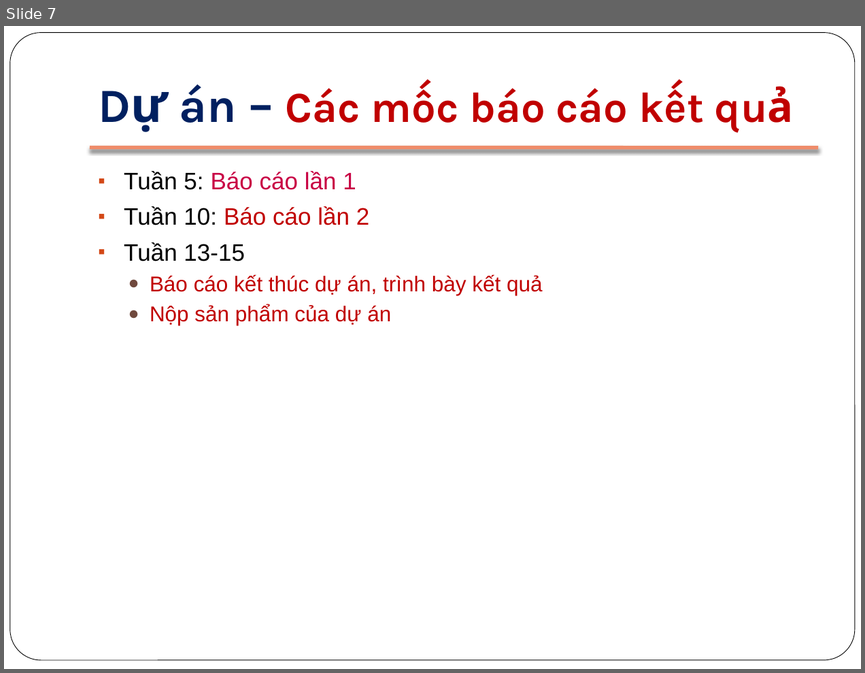
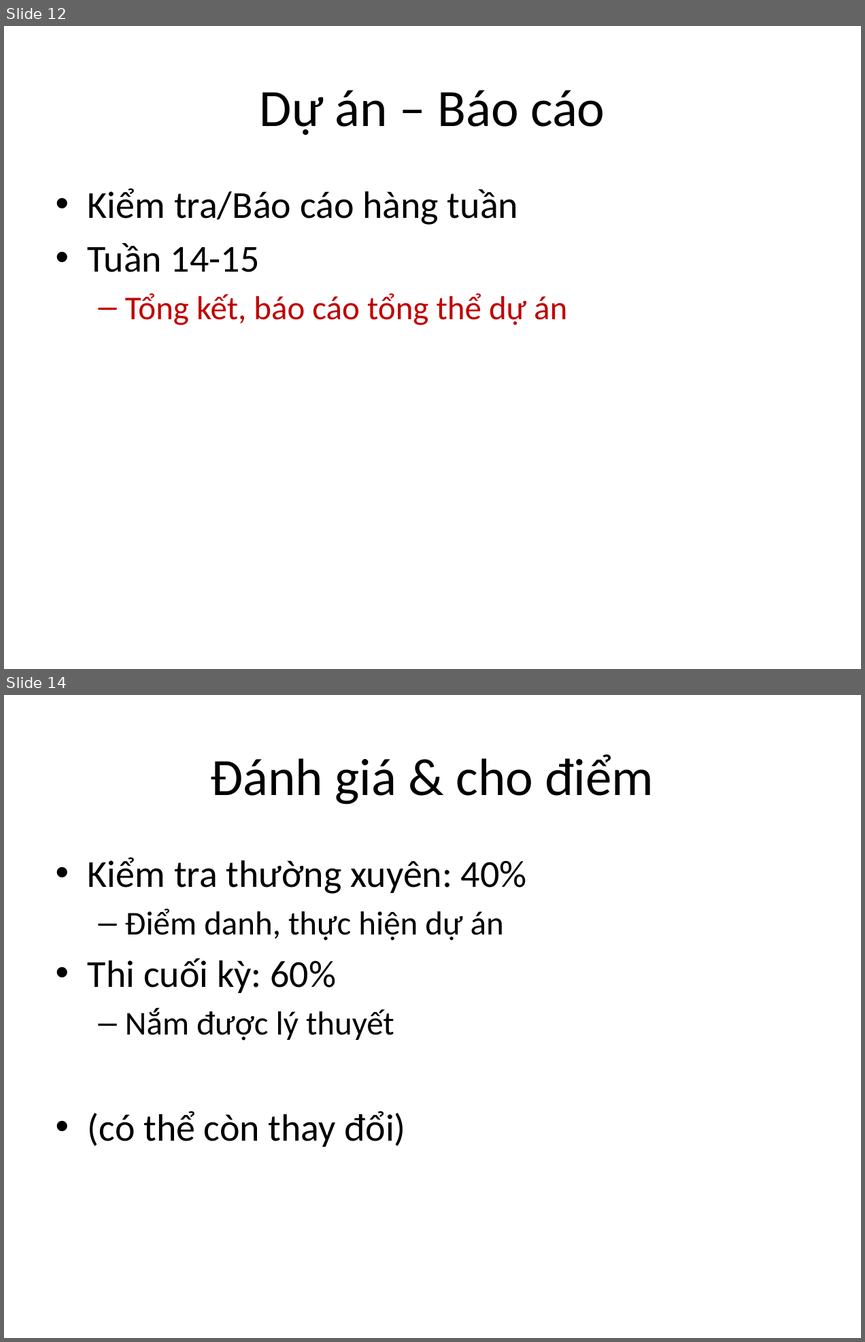
Before and after one commit to BachPhiLong/SE2013, a slide deck: 00-Course Info.pptx. Shown one above the other, each under a label of ours: slide 7 before the commit, slides 12 and 14 after it; the slides between them are not shown. The pictures are 865x673 and 865x1342 pixels, drawn with LibreOffice and Linux fonts; fonts in the diff are those of the drawing. Boxes give left, top, right and bottom in pixels: in the first picture for what was removed or moved away, otherwise in the second. Text is boxed around its words. In the diff, an @@ line names an element or a change of style, - is before the commit and + after.

```diff
--- a/00-Course Info.pptx
+++ b/00-Course Info.pptx
@@ slide 14 added at bbox=[4, 695, 861, 1338], background #FFFFFF @@
@@ title added at bbox=[210, 754, 654, 804], 44 pt, text #000000 @@
+Đánh giá & cho điểm
@@ text added at bbox=[88, 857, 527, 1147], 32 pt, text #000000 @@
+• Kiểm tra thường xuyên: 40%
+  – Điểm danh, thực hiện dự án
+• Thi cuối kỳ: 60%
+  – Nắm được lý thuyết
+• (có thể còn thay đổi)
@@ what was slide 7 is now slide 12 @@
@@ slide 12 changed as well @@
@@ rounded rectangle removed at bbox=[10, 33, 855, 660] @@
@@ title "Dự án – Báo cáo" at bbox=[260, 90, 604, 135]: vertical alignment bottom to middle @@
@@ title at bbox=[260, 90, 604, 135]: text changed; size 36 to 44 pt; font Karla to Calibri; text colour #C00000 to #000000; bold off @@
-Dự án – Các mốc báo cáo kết quả
+Dự án – Báo cáo
@@ line removed from (90, 148) to (818, 148) @@
@@ text at bbox=[88, 188, 567, 325]: text changed; size 18 to 32 pt; font Arial to Calibri; text colour #C00000 to #000000 @@
-▪ Tuần 5: Báo cáo lần 1
-▪ Tuần 10: Báo cáo lần 2
-▪ Tuần 13-15
-  ● Báo cáo kết thúc dự án, trình bày kết quả
-  ● Nộp sản phẩm của dự án
+• Kiểm tra/Báo cáo hàng tuần
+• Tuần 14-15
+  – Tổng kết, báo cáo tổng thể dự án
```
Also in this commit, not shown: 8 other slides changed, 5 other slides added, 3 slides removed.
